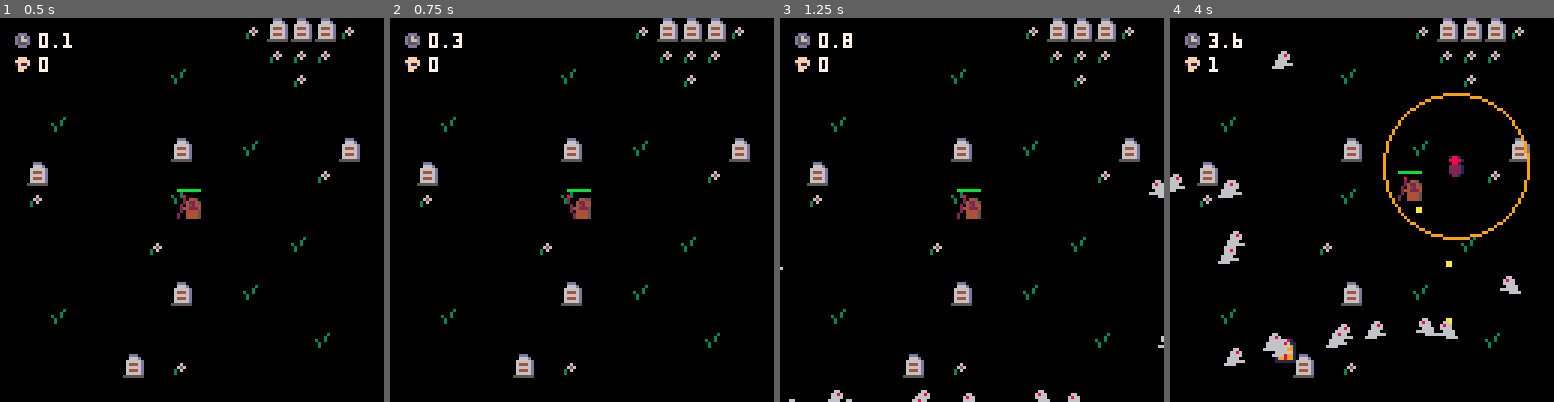
Above: before the commit, frames 1-4 (left to right).
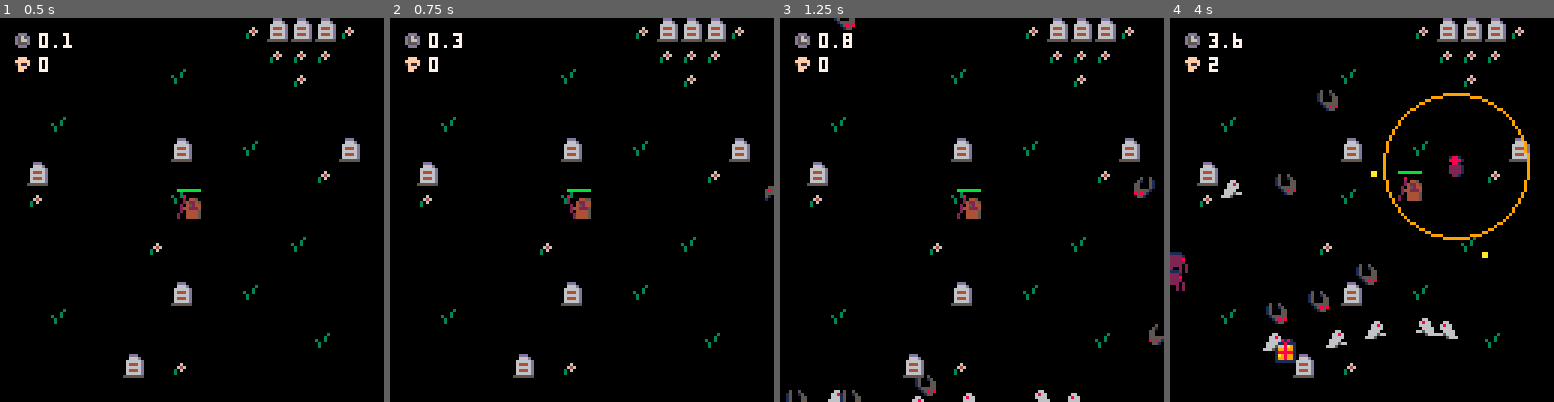
Above: after the commit, the same moments.

Repository: rangzen/armory
Game: PICO-8 cartridge armory.p8
Two runs of this game, one before a commit and one after it. Both use one fixed random seed, a clock stepped at 60 frames per second and the inputs below.
Inputs:
- Up to frame 1 (0.5 s): tap X (X key) at 0.33 s
- Up to frame 2 (0.75 s): tap O (Z key) at 0.7 s
- Up to frame 3 (1.25 s): tap X (X key) at 1.07 s
- Up to frame 4 (4 s): hold Right 1.6-2.1 s; tap O (Z key) every 0.4 s from 1.7 to 3.7 s; tap X (X key) at 1.85, 2.97 s; hold Up 2.15-2.42 s; hold Right 2.47-3.03 s; hold Left 3.08-3.58 s; hold Down 3.63-3.97 s

Frame 1 is identical in both runs. In frame 2, less than 0.1% of the frame differs, in the area x 97-100%, y 43-48%; in frame 3, 0.9%; in frame 4, 2.5%, in the area x 0-92%, y 8-91%.

Commit message:
add bat and spider

Diff:
--- a/armory.p8
+++ b/armory.p8
@@ -28,14 +28,14 @@
 00000000000000000000000000000000000000000000000000000000000000000000000000000000000000000000000000000000000000000000000000000000
 00000000000000000000000000000000000000000000000000000000000000000000000000000000000000000000000000000000000000000000000000000000
 00000000000000000000000000000000000000000000000000000000000000000000000000000000000000000000000000000000000000000000000000000000
-00000000000000000000000000000000000000000000000000000000000000000000000000000000000000000000000000000000000000000000000000000000
-00066000000660000000000000000000000000000000000000000000000000000000000000000000000000000000000000000000000000000000000000000000
-00668600006686000000000000000000000000000000000000000000000000000000000000000000000000000000000000000000000000000000000000000000
-00666600006666000000000000000000000000000000000000000000000000000000000000000000000000000000000000000000000000000000000000000000
-06666000006660000000000000000000000000000000000000000000000000000000000000000000000000000000000000000000000000000000000000000000
-06666660006666600000000000000000000000000000000000000000000000000000000000000000000000000000000000000000000000000000000000000000
-66660000006660000000000000000000000000000000000000000000000000000000000000000000000000000000000000000000000000000000000000000000
-00000000066600000000000000000000000000000000000000000000000000000000000000000000000000000000000000000000000000000000000000000000
+00000000000000000500500000000000000000000000000000000000000000000000000000000000000000000000000000000000000000000000000000000000
+00066000000660001500150000000000001111000011110000000000000000000000000000000000000000000000000000000000000000000000000000000000
+00668600006686001500055000000000012222100122221000000000000000000000000000000000000000000000000000000000000000000000000000000000
+00666600006666001500055000055550022222800222228000000000000000000000000000000000000000000000000000000000000000000000000000000000
+06666000006660000155555000558585202222202022222000000000000000000000000000000000000000000000000000000000000000000000000000000000
+06665660006666600015858005515555202222022002200200000000000000000000000000000000000000000000000000000000000000000000000000000000
+66650000006650000001550005100015202002022002200200000000000000000000000000000000000000000000000000000000000000000000000000000000
+00000000066500000000000001000001202002022002200200000000000000000000000000000000000000000000000000000000000000000000000000000000
 00000000000000000000000000000000000000000000000000000000000000000000000000000000000000000000000000000000000000000181810000000000
 0088088000fff00000ddd00000000000000000000000000000000000000000000000000000000000000000000019910000188100000000001118111000000000
 08778ee80fffff000d565d0000000000000000000000000000000000000000000000000000000000000000000022221000888810000000001a98a91000000000
--- a/enemies.lua
+++ b/enemies.lua
@@ -1,5 +1,32 @@
 nb_enms = 15 -- number of enemies
 increase_enemies_every = 3 * fps -- seconds
+
+enemies_dex = {
+  {
+    name = "ghost",
+    s = 32,
+    h = 6,
+    w = 6,
+    max_spd = .3,
+    l = 2 -- life
+  },
+  {
+    name = "bat",
+    s = 34,
+    h = 6,
+    w = 6,
+    max_spd = .5,
+    l = 1 -- life
+  },
+  {
+    name = "spider",
+    s = 36,
+    h = 6,
+    w = 6,
+    max_spd = .1,
+    l = 5 -- life
+  }
+}
 
 function increase_enemies_on_time()
   if party_time % increase_enemies_every == 0 then
@@ -22,19 +49,20 @@
     startx = 63 + sgn(rnd(1) - .5) * 71
     starty = rnd(128)
   end
-  add(
-    enms, {
-      x = startx,
-      y = starty,
-      s = 32,
-      h = 6,
-      w = 6,
-      dx = 0,
-      dy = 0,
-      max_spd = .3,
-      l = 2 -- life
-    }
-  )
+  local e = copy_enemy(enemies_dex[flr(rnd(#enemies_dex)) + 1])
+  e.x = startx
+  e.y = starty
+  e.dx = 0
+  e.dy = 0
+  add(enms, e)
+end
+
+function copy_enemy(e)
+  local out = {}
+  for k, v in pairs(e) do
+    out[k] = v
+  end
+  return out
 end
 
 function update_enemies()
@@ -70,8 +98,8 @@
 function draw_enemies()
   for e in all(enms) do
     -- enemy sprite
-    e.s = 32 + flr(party_time / 10) % 2
-    spr(e.s, e.x - 4, e.y - 4, 1, 1, e.dx < 0)
+    local s = e.s + flr(party_time / 10) % 2
+    spr(s, e.x - 4, e.y - 4, 1, 1, e.dx < 0)
 
     -- enemy life
     if debug_enabled then
